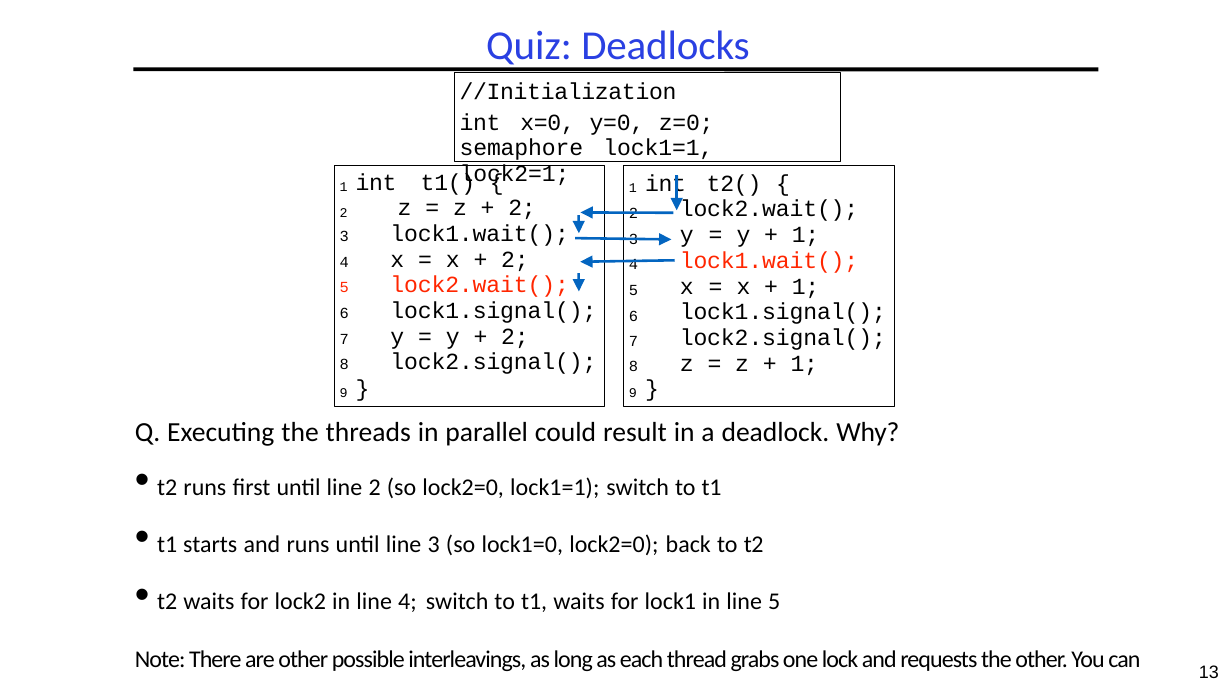
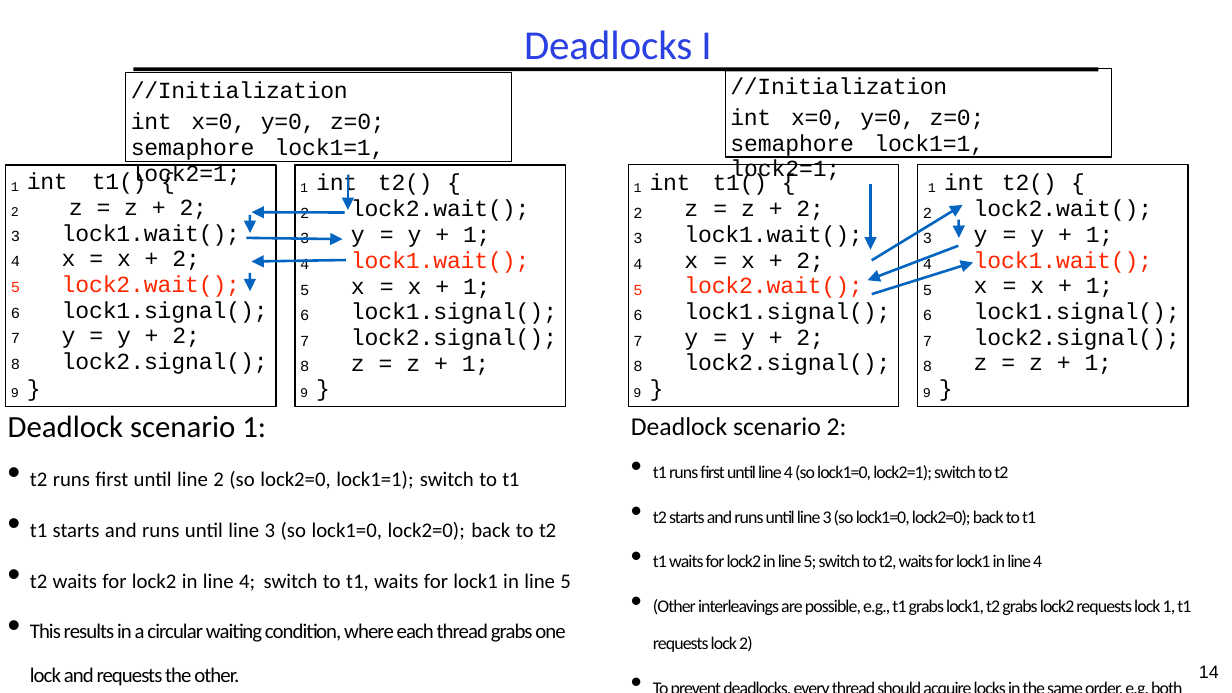
Before and after one commit to guhofstra/CSC256Fa25, a slide deck: slide 14 of PPTs/L3-Exercises.pptx (slide 13 before the commit). Drawn at 1232x693 pixels with LibreOffice and Linux fonts; fonts in the diff are those of the drawing. Boxes give left, top, right and bottom in pixels: in the first picture for what was removed or moved away, otherwise in the second. Text is boxed around its words. In the diff, an @@ line names an element or a change of style, - is before the commit and + after.

```diff
--- a/PPTs/L3-Exercises.pptx
+++ b/PPTs/L3-Exercises.pptx
@@ title at [524, 30, 711, 69]: text changed @@
-Quiz: Deadlocks
+Deadlocks I
@@ rectangle added at [726, 68, 1112, 157], outline #000000 1 pt, 18 pt, text #000000 @@
+//Initialization
+int x=0, y=0, z=0; semaphore lock1=1, lock2=1;
@@ 14 freeform shapes, 6 texts, 1 rectangle: place and size @@
-14 freeform shapes, 6 texts, 1 rectangle at [335, 73, 895, 407]
+14 freeform shapes, 6 texts, 1 rectangle at [6, 73, 566, 407]
@@ freeform shape added at [628, 165, 899, 406], outline #000000 1 pt @@
@@ text added at [634, 160, 1057, 195], 18 pt, text #000000 @@
+1 int t1() { 1 int t2() {
@@ freeform shape added at [918, 165, 1189, 406], outline #000000 1 pt @@
@@ text added at [633, 207, 642, 397], 12 pt, text #000000 @@
+2
+3
+4
+5
+6
+7
+8
+9 }
@@ text added at [684, 200, 863, 272], 18 pt, text #000000 @@
+z = z + 2; lock1.wait(); x = x + 2;
@@ text added at [923, 207, 932, 397], 12 pt, text #000000 @@
+2
+3
+4
+5
+6
+7
+8
+9 }
@@ text added at [974, 199, 1153, 221], 18 pt, text #000000 @@
+lock2.wait();
@@ text added at [974, 226, 1180, 374], 18 pt, text #000000 @@
+y = y + 1; lock1.wait(); x = x + 1;
+lock1.signal(); lock2.signal(); z = z + 1;
@@ group added at [864, 184, 973, 295]: 10 freeform shapes @@
@@ text added at [684, 277, 890, 375], 18 pt, text #000000 @@
+lock2.wait(); lock1.signal(); y = y + 2; lock2.signal();
@@ text "Deadlock scenario 1:": place and size @@
-text "Deadlock scenario 1:" at [135, 422, 1140, 671]
+text "Deadlock scenario 1:" at [8, 415, 571, 686]
@@ text at [8, 415, 266, 438]: text changed; size 21.5 to 24 pt @@
-Q. Executing the threads in parallel could result in a deadlock. Why?
+Deadlock scenario 1:
@@ text added at [631, 417, 1191, 652], 24 pt, text #000000 @@
+Deadlock scenario 2:
+• t1 runs first until line 4 (so lock1=0, lock2=1); switch to t2
+• t2 starts and runs until line 3 (so lock1=0, lock2=0); back to t1
+• t1 waits for lock2 in line 5; switch to t2, waits for lock1 in line 4
+• (Other interleavings are possible, e.g., t1 grabs lock1, t2 grabs lock2 requests lock 1, t1 requests lock 2)
+• To prevent deadlocks, every thread should acquire locks in the same order, e.g. both acquire lock1 before lock2, or both acquire lock2 before lock1
@@ text at [30, 471, 571, 591]: size 32.2 to 28 pt in "t2 runs first until line 2 (so ...", "t1 starts and runs until line 3 ...", "t2 waits for lock2 in line 4; ..." @@
@@ text at [30, 623, 565, 686]: text changed; size 32.2 to 28 pt @@
-Note: There are other possible interleavings, as long as each thread grabs one lock and requests the other. You can remove all other statements and only leave the lock wait() instructions and get into this deadlock.)
+• This results in a circular waiting condition, where each thread grabs one lock and requests the other.
@@ page number at [1199, 665, 1219, 678]: text changed @@
-13
+14
```
Also in this commit, not shown: 2 other slides changed, 3 slides added, 2 slides removed, 22 other files.
